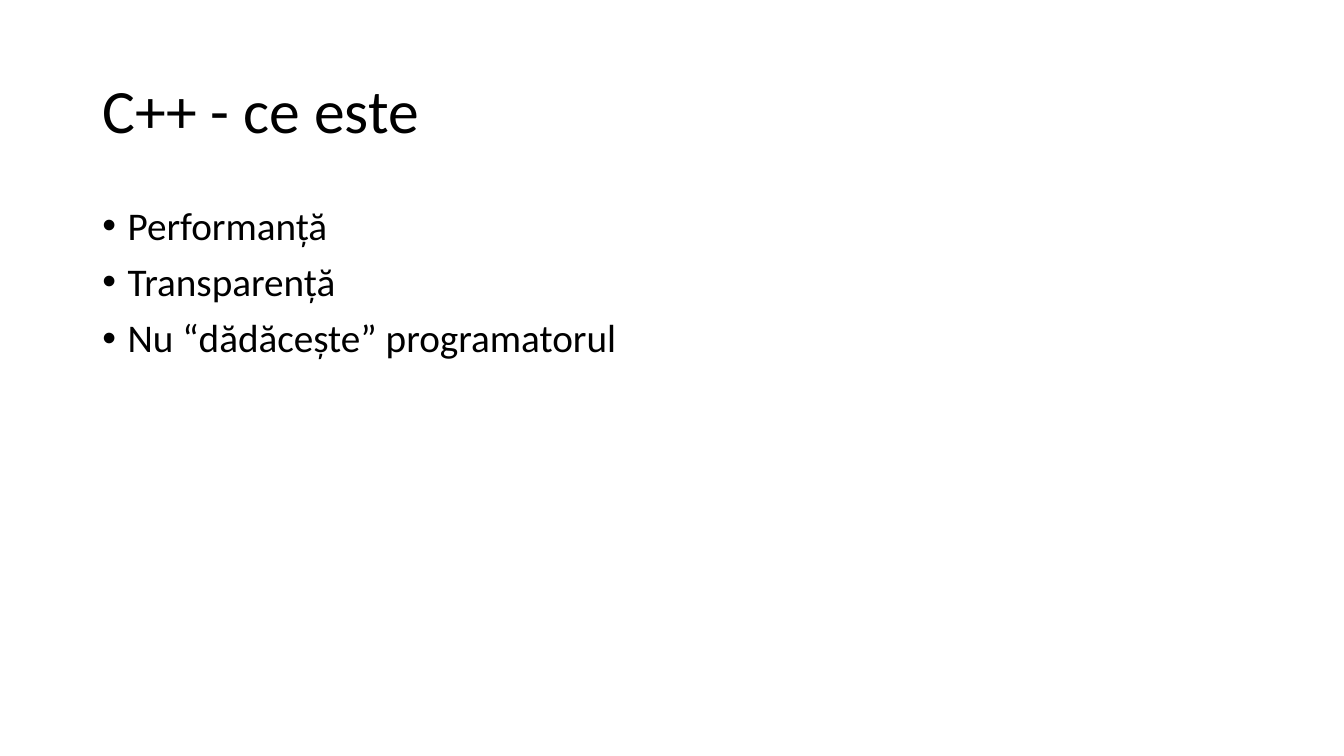
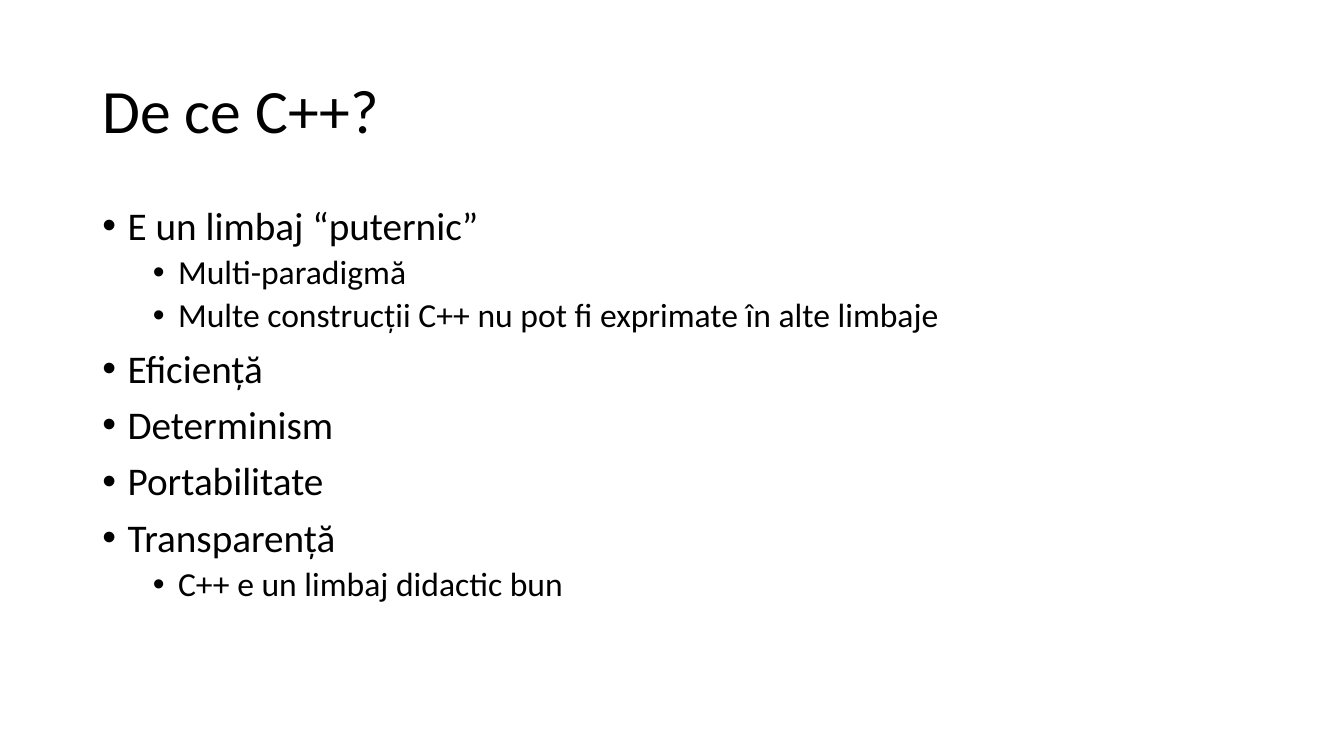
Before and after one commit to lnicola/acpp14, a slide deck: slide 8 of day1/Advanced C++ Day 1.pptx (slide 6 before the commit). Drawn at 1344x756 pixels with LibreOffice and Linux fonts; fonts in the diff are those of the drawing. Boxes give left, top, right and bottom in pixels: in the first picture for what was removed or moved away, otherwise in the second. Text is boxed around its words. In the diff, an @@ line names an element or a change of style, - is before the commit and + after.

```diff
--- a/day1/Advanced C++ Day 1.pptx
+++ b/day1/Advanced C++ Day 1.pptx
@@ title at [102, 91, 378, 134]: text changed @@
-C++ - ce este
+De ce C++?
@@ text at [128, 212, 939, 496]: text changed; size 28 to 24 pt @@
-• Performanță
+• E un limbaj “puternic”
+  • Multi-paradigmă
+  • Multe construcții C++ nu pot fi exprimate în alte limbaje
+• Eficiență
+• Determinism
+• Portabilitate
@@ text at [178, 572, 563, 602]: text changed; size 28 to 24 pt @@
-• Nu “dădăcește” programatorul
+  • C++ e un limbaj didactic bun
```
Also in this commit, not shown: 1 slide added.
